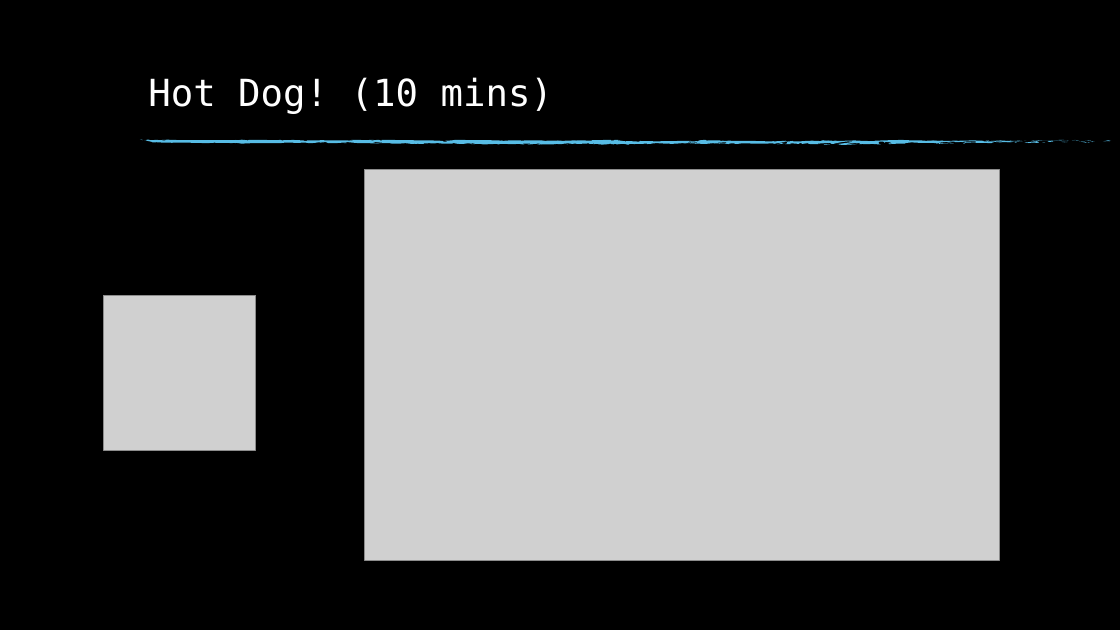
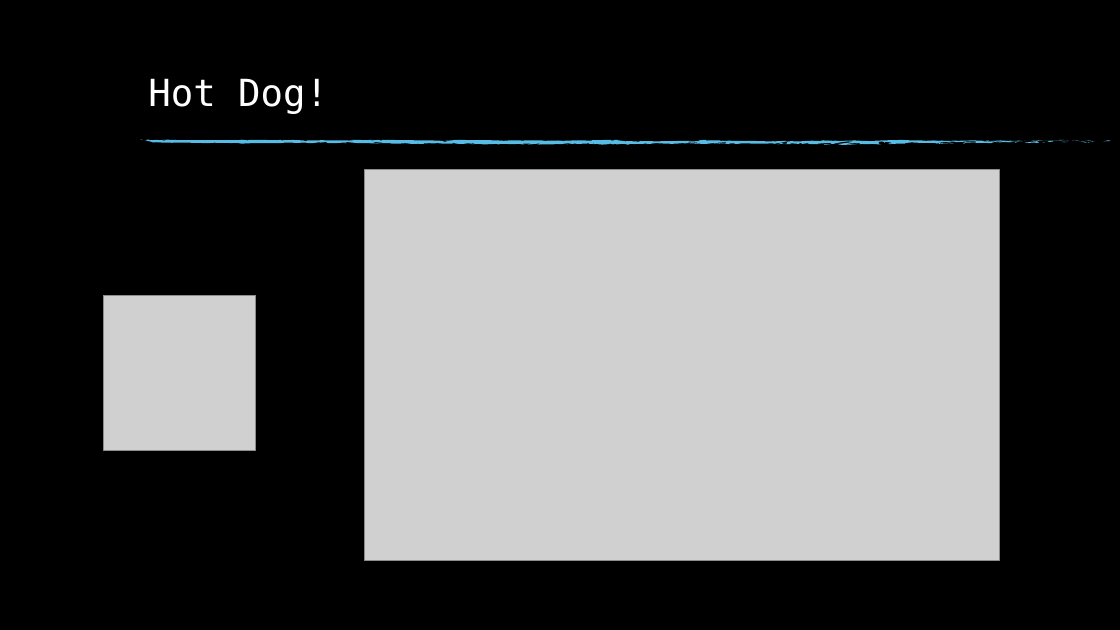
Before and after one commit to elkoyote07/kata-arch, a slide deck: slide 5 of docs/presentations/Kata Session.pptx. Drawn at 1120x630 pixels with LibreOffice and Linux fonts; fonts in the diff are those of the drawing; grey boxes stand for pictures; background and template pictures are left out. Boxes give left, top, right and bottom in pixels: in the first picture for what was removed or moved away, otherwise in the second. Text is boxed around its words. In the diff, an @@ line names an element or a change of style, - is before the commit and + after.

```diff
--- a/docs/presentations/Kata Session.pptx
+++ b/docs/presentations/Kata Session.pptx
@@ title at (148,78,328,114): text changed @@
-Hot Dog! (10 mins)
+Hot Dog!
```
Also in this commit, not shown: 6 other slides changed, 1 slide added.
